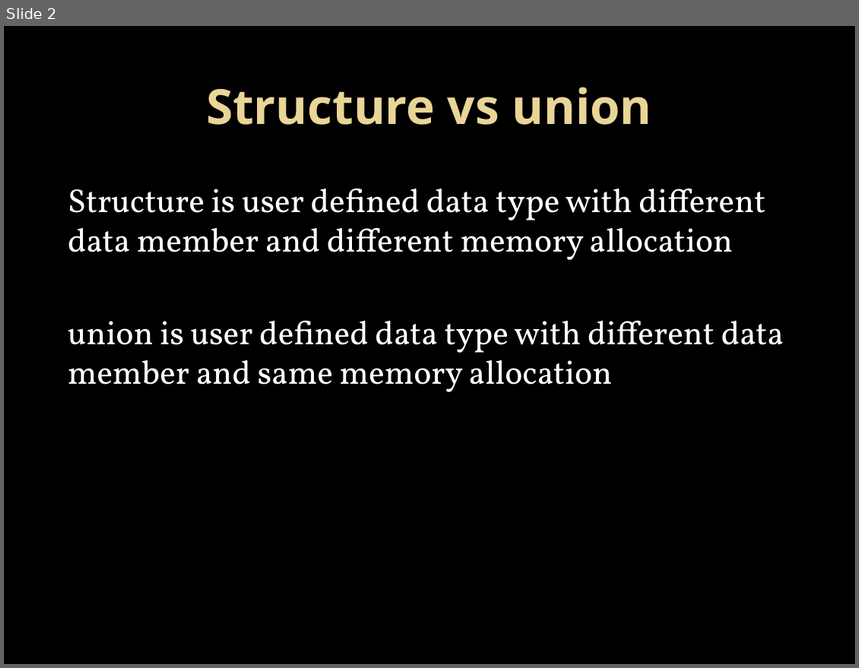
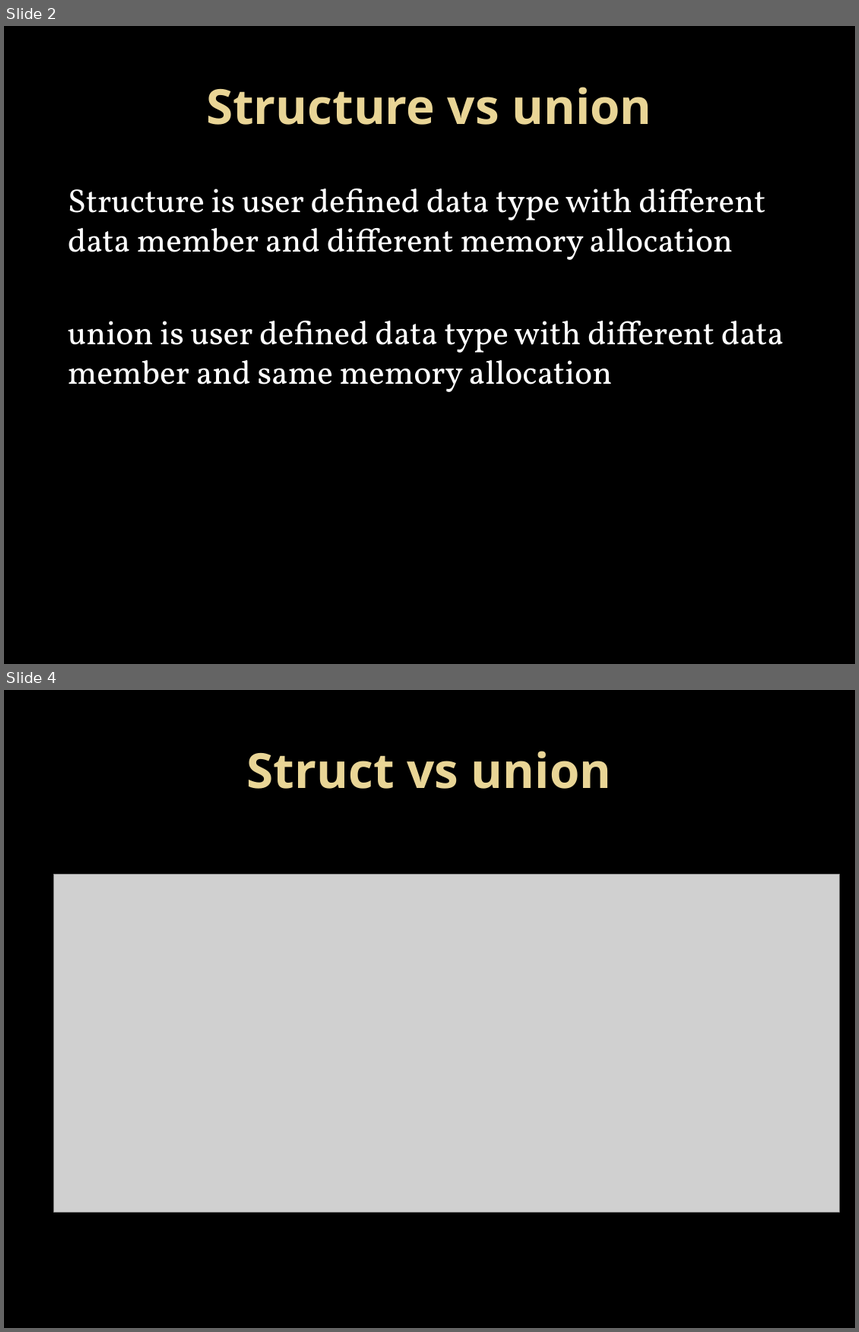
Before and after one commit to Mahesh-7/C_Programs, a slide deck: PPT/structure.pptx. Shown one above the other, each under a label of ours: slide 2 before the commit, slides 2 and 4 after it; the slides between them are not shown. The pictures are 859x668 and 859x1332 pixels, drawn with LibreOffice and Linux fonts; fonts in the diff are those of the drawing; grey boxes stand for pictures; background and template pictures are left out. Boxes give left, top, right and bottom in pixels: in the first picture for what was removed or moved away, otherwise in the second. Text is boxed around its words. In the diff, an @@ line names an element or a change of style, - is before the commit and + after.

```diff
--- a/PPT/structure.pptx
+++ b/PPT/structure.pptx
@@ slide 4 added at (x1=4, y1=690, x2=855, y2=1328), background picture (left out) @@
@@ title added at (x1=247, y1=751, x2=612, y2=789), 41 pt, text gradient #EAD696 to #E7D081, bold @@
+Struct vs union
@@ picture added at (x1=53, y1=875, x2=840, y2=1213) @@
```
Also in this commit, not shown: 13 other slides added, 1 slide removed.
